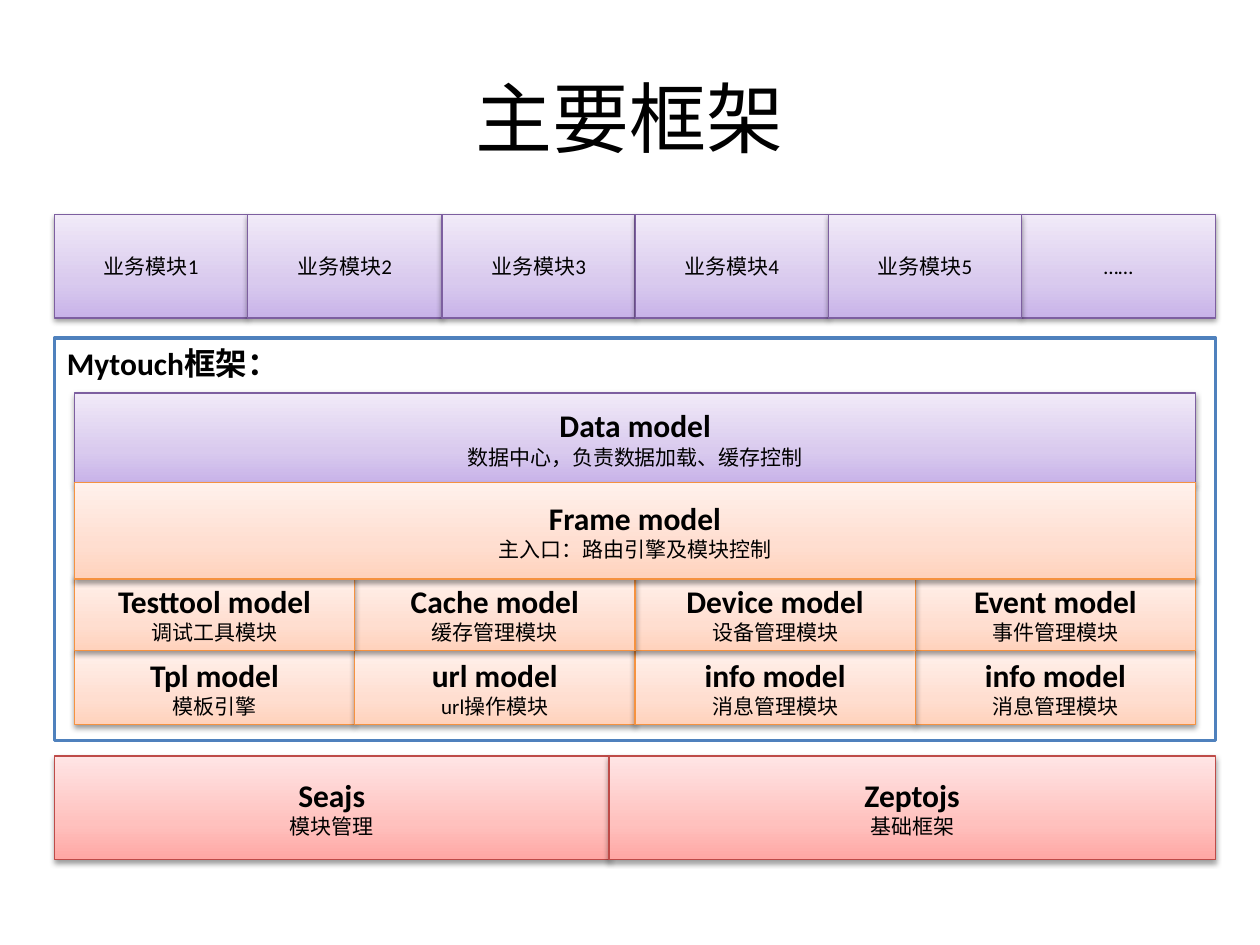
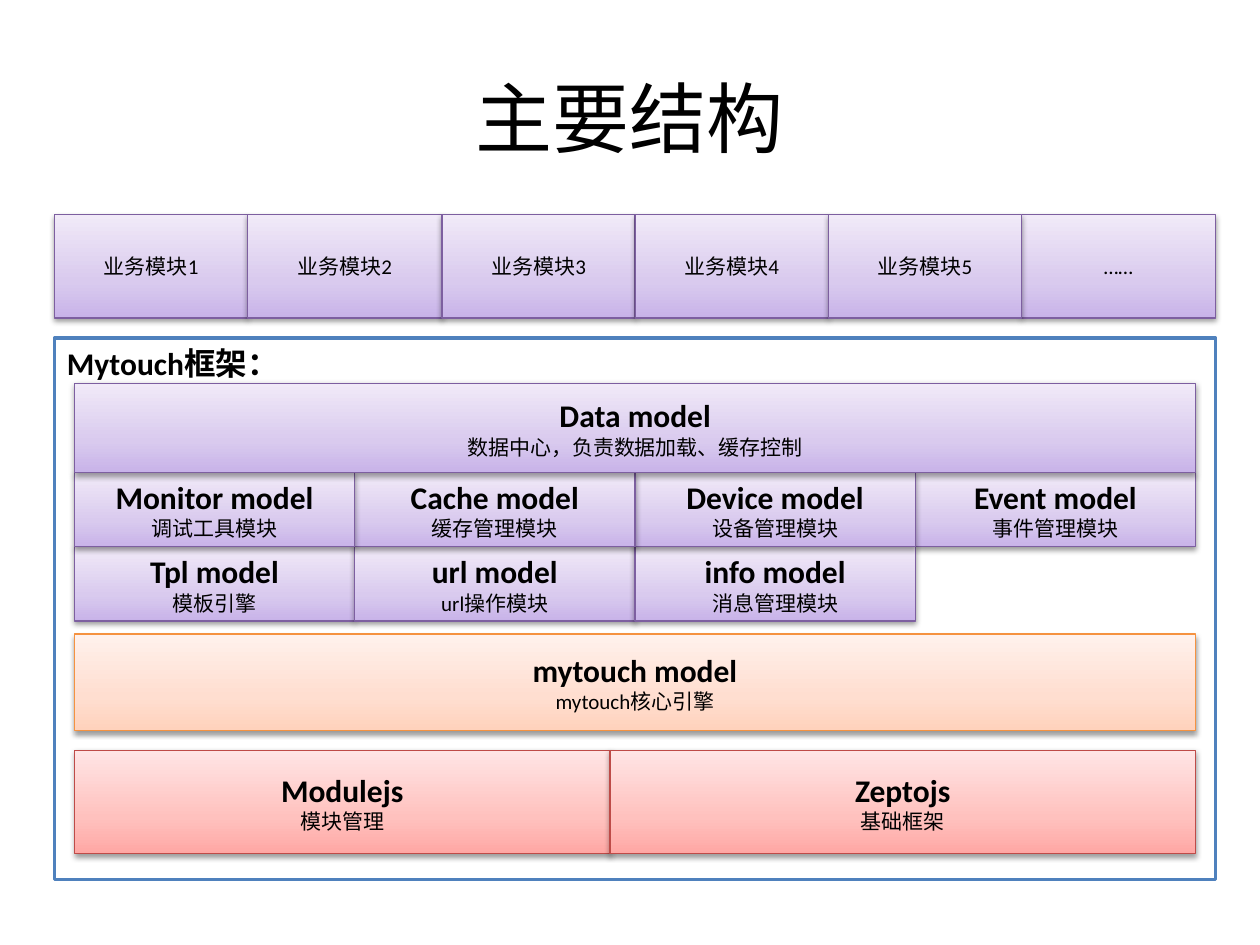
Before and after one commit to dearlordchen/mytouch, a slide deck: slide 3 of Mytouch移动web开发框架介绍.pptx. Drawn at 1260x945 pixels with LibreOffice and Linux fonts; fonts in the diff are those of the drawing. Boxes give left, top, right and bottom in pixels: in the first picture for what was removed or moved away, otherwise in the second. Text is boxed around its words. In the diff, an @@ line names an element or a change of style, - is before the commit and + after.

```diff
--- a/Mytouch移动web开发框架介绍.pptx
+++ b/Mytouch移动web开发框架介绍.pptx
@@ title at [476,82,784,153]: text changed @@
-主要框架
+主要结构
@@ rectangle "Mytouch框架：": place and size @@
-rectangle "Mytouch框架：" at [54,338,1215,740]
+rectangle "Mytouch框架：" at [54,338,1215,879]
@@ rectangle "Data model": place and size @@
-rectangle "Data model" at [74,393,1196,483]
+rectangle "Data model" at [74,383,1196,472]
@@ 7 rectangles: place and size @@
-7 rectangles at [74,576,1194,724]
+7 rectangles at [74,472,1194,621]
@@ fill gradient #FFD2BD to #FFDED0 to #FFF2ED to gradient #C9B5E8 to #D8CBEE to #F0EAF9; outline #F69240 0.75 pt to #7D60A0 0.75 pt in 7 elements at [915,472,1194,547], [74,547,354,621], [354,547,634,621], [635,547,915,621], [635,472,915,547], [354,472,634,547], [74,472,354,547] @@
@@ text in rectangle at [116,487,313,510]: text changed @@
-Testtool model
+Monitor model
@@ rectangle "mytouch model": place and size @@
-rectangle "mytouch model" at [74,483,1196,580]
+rectangle "mytouch model" at [74,634,1196,731]
@@ rectangle removed at [915,650,1194,724] @@
-info model
-消息管理模块
@@ text in rectangle at [533,660,737,713]: text changed; size 12 to 18 pt; bold on @@
-Frame model
-主入口：路由引擎及模块控制
+mytouch model
+mytouch核心引擎
@@ rectangle "Modulejs": place and size @@
-rectangle "Modulejs" at [54,756,609,859]
+rectangle "Modulejs" at [74,750,610,853]
@@ rectangle "Zeptojs": place and size @@
-rectangle "Zeptojs" at [609,756,1215,859]
+rectangle "Zeptojs" at [610,750,1196,853]
@@ text in rectangle at [281,780,403,808]: text changed @@
-Seajs
+Modulejs
```
Also in this commit, not shown: 6 other slides changed, 2 slides added, 2 slides removed, 1 other file.
